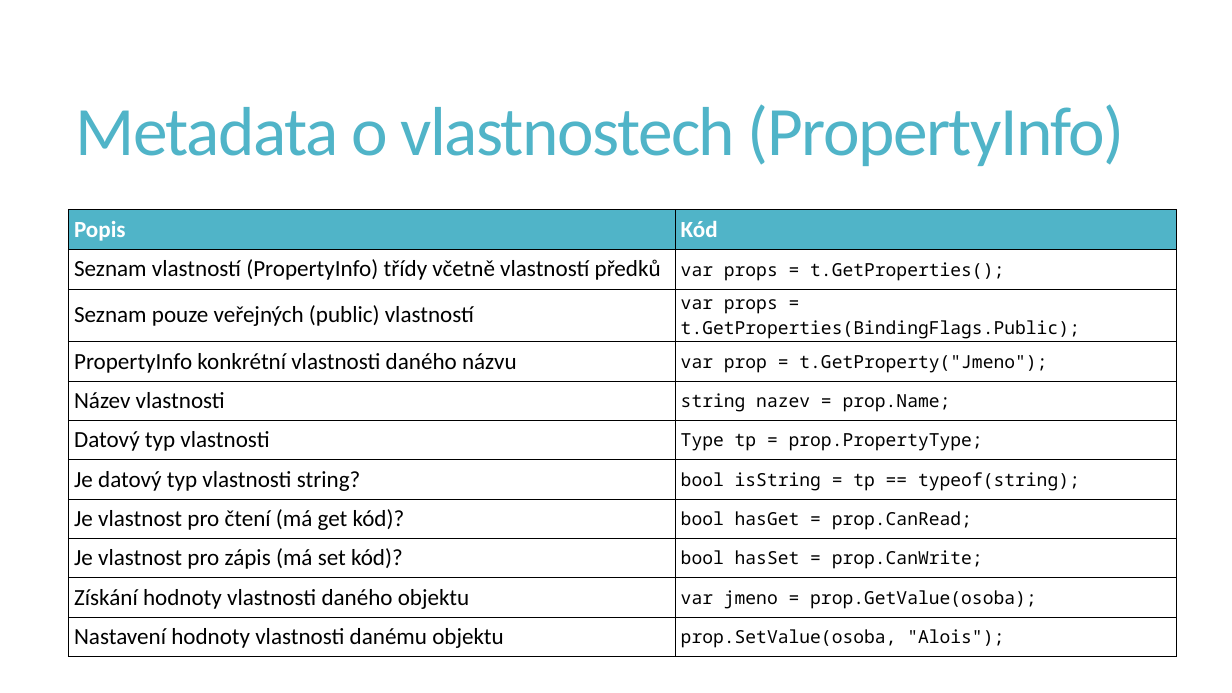
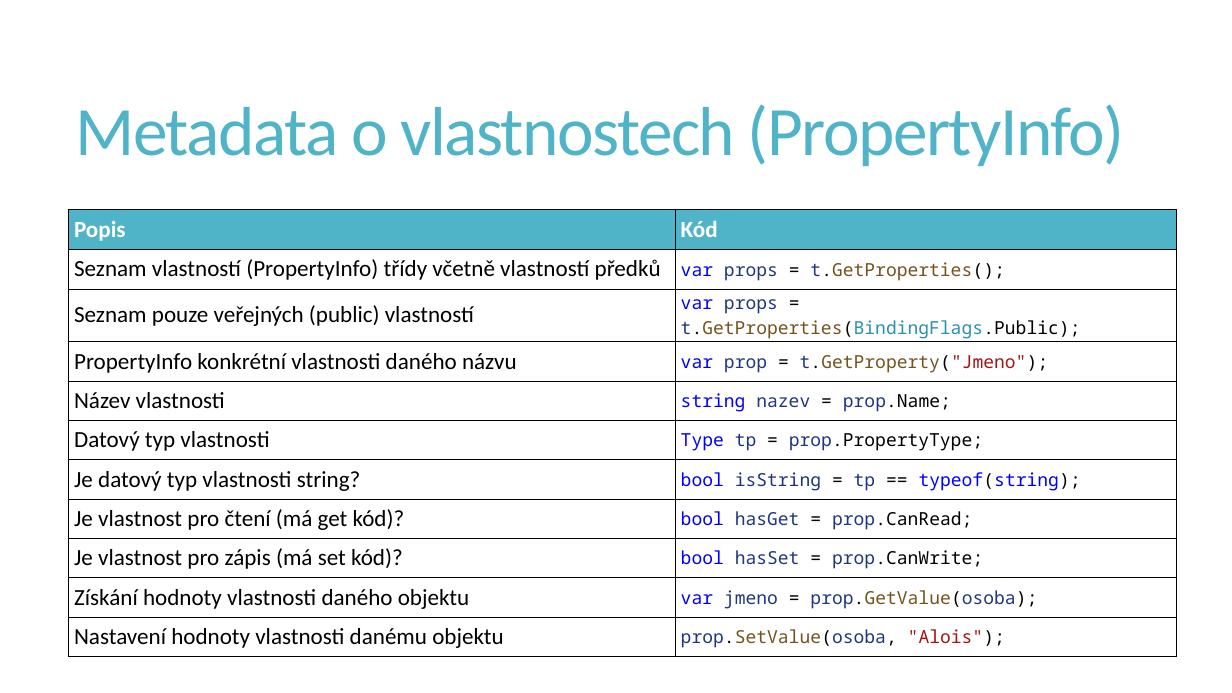
Before and after one commit to PetrVobornik/prednasky, a slide deck: slide 4 of Xamarin.Forms/07-Reflexe/reflexe.ppsx. Drawn at 1232x693 pixels with LibreOffice and Linux fonts; fonts in the diff are those of the drawing. Boxes give left, top, right and bottom in pixels: in the first picture for what was removed or moved away, otherwise in the second. Text is boxed around its words. In the diff, an @@ line names an element or a change of style, - is before the commit and + after.

```diff
--- a/Xamarin.Forms/07-Reflexe/reflexe.ppsx
+++ b/Xamarin.Forms/07-Reflexe/reflexe.ppsx
@@ table at box(68, 210, 1177, 652) @@
@@ text colour #000000 to #0000FF in "var", "var", "var", "string" and 5 more places @@
@@ text colour #000000 to #1F377F in "props t.GetProperties();", "props t.GetProperties(BindingFlags.Public);", "prop t.GetProperty("Jmeno");", "nazev prop.Name;" and 6 more places @@
@@ text colour #000000 to #74531F in "t.GetProperties();", "t.GetProperties(BindingFlags.Public);", "t.GetProperty("Jmeno");", "prop.GetValue(osoba);" and 1 more places @@
@@ text colour #000000 to #2B91AF in "t.GetProperties(BindingFlags.Public);" @@
@@ text colour #000000 to #A31515 in "t.GetProperty("Jmeno");", ""Alois");" @@
```
Also in this commit, not shown: 5 other slides changed, 4 other files.
